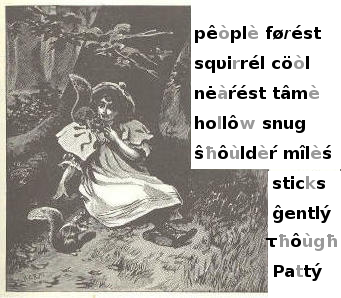
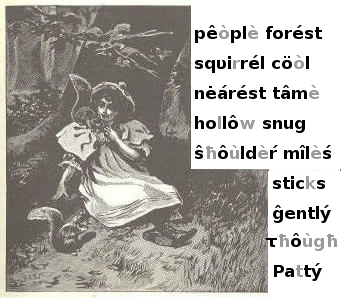
Layered file, before and after one edit (w=341, h=298). Changes by layer:
renamed "pêòplè førést ..." to "pêòplè forést ...", painted on it over [218, 25, 322, 99]
